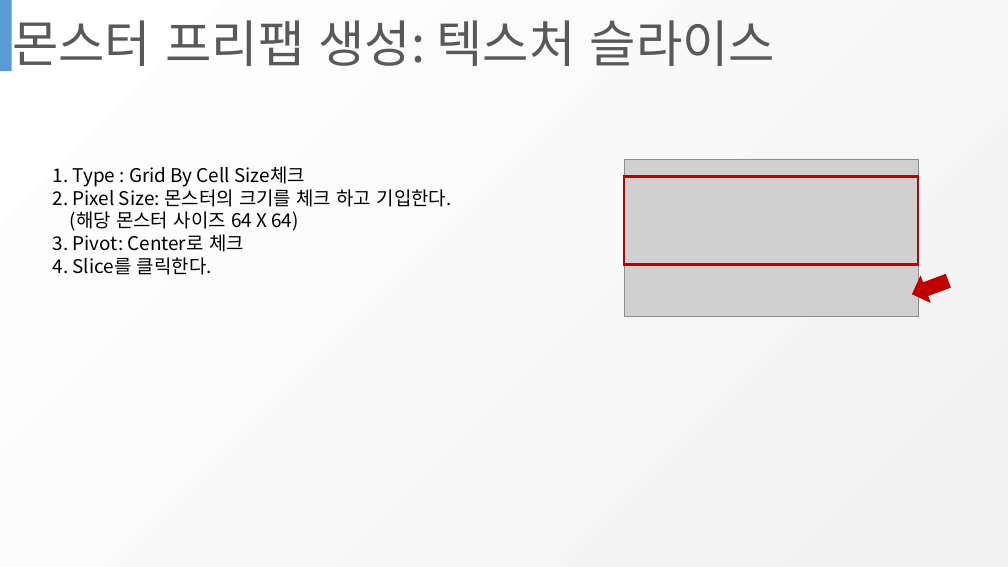
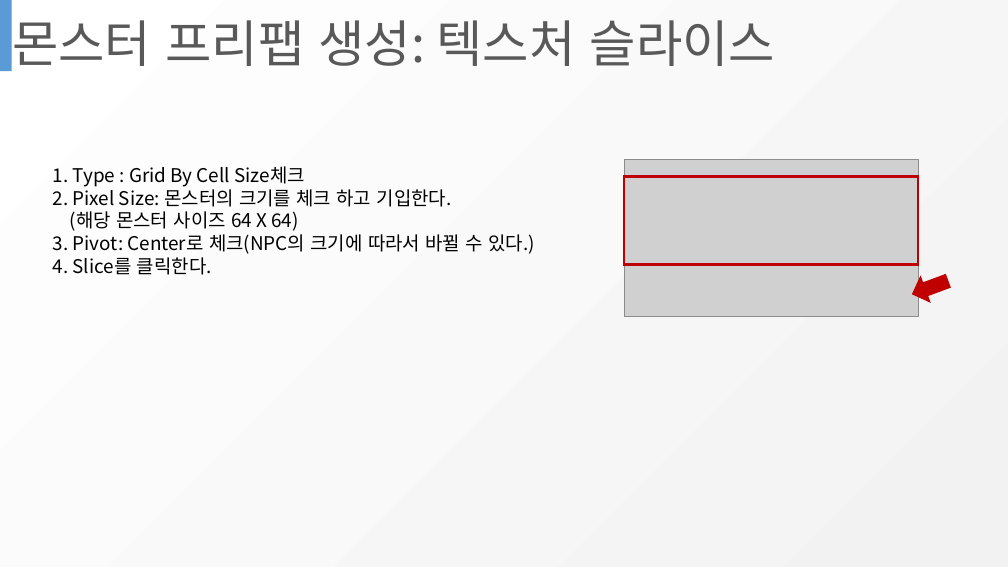
Before and after one commit to WolfPack-1/2D-Side-View-Roguelike, a slide deck: slide 6 of DesignDocs/Design/기획 문서/몬스터생성 메뉴얼.pptx. Drawn at 1008x567 pixels with LibreOffice and Linux fonts; fonts in the diff are those of the drawing; grey boxes stand for pictures. Boxes give left, top, right and bottom in pixels: in the first picture for what was removed or moved away, otherwise in the second. Text is boxed around its words. In the diff, an @@ line names an element or a change of style, - is before the commit and + after.

```diff
--- a/DesignDocs/Design/기획 문서/몬스터생성 메뉴얼.pptx
+++ b/DesignDocs/Design/기획 문서/몬스터생성 메뉴얼.pptx
@@ text at (53, 234, 534, 254): text changed @@
-3. Pivot: Center로 체크
+3. Pivot: Center로 체크(NPC의 크기에 따라서 바뀔 수 있다.)
```
Also in this commit, not shown: 2 other slides changed, 1 slide added.
